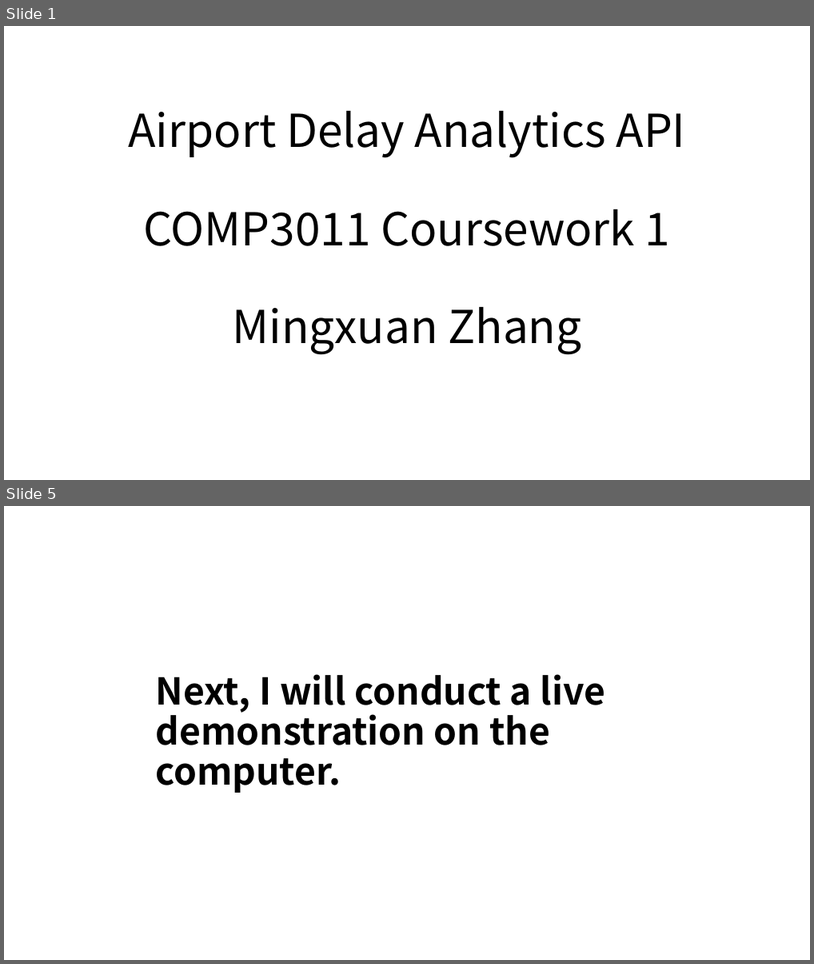
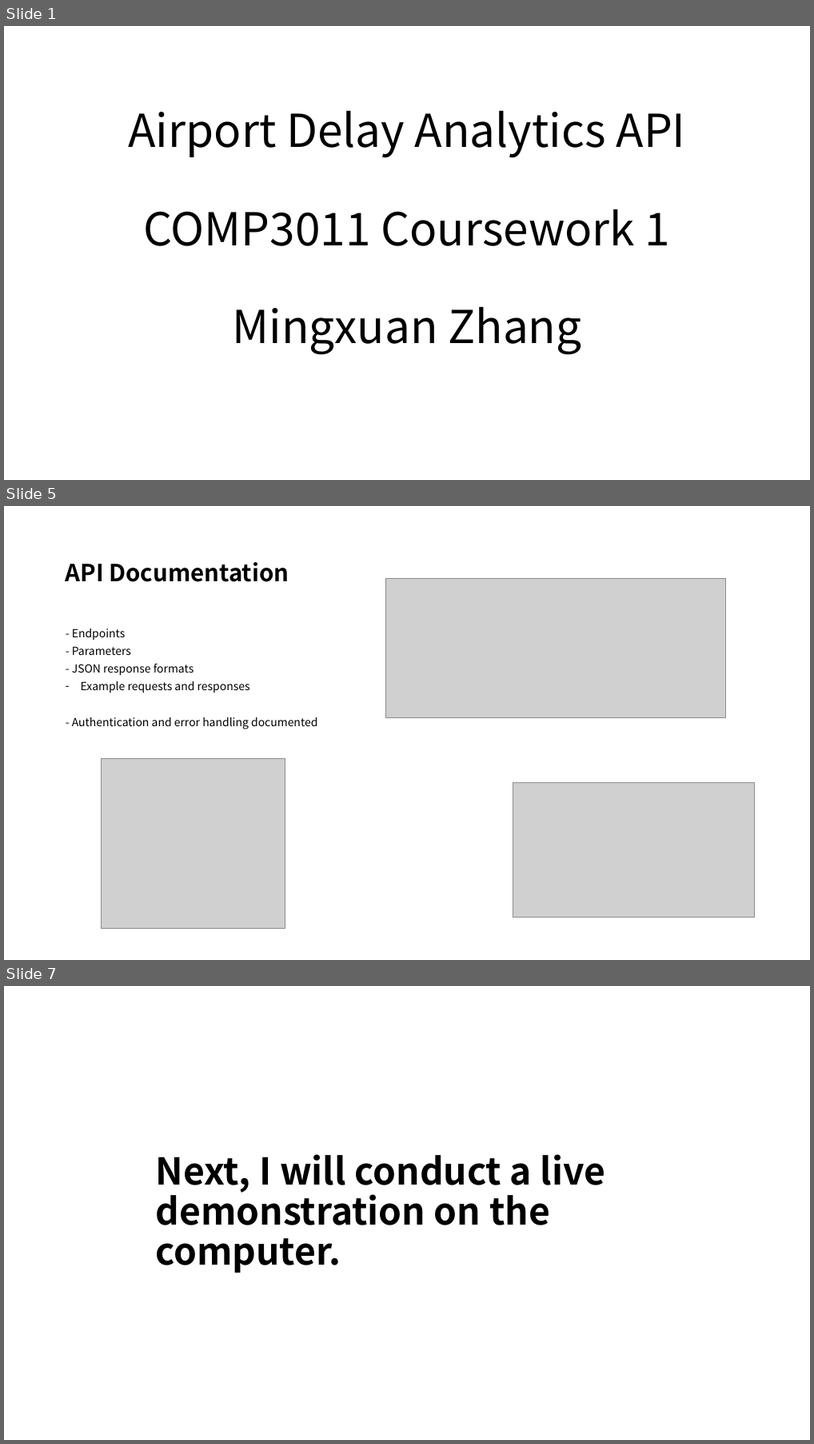
Before and after one commit to AncofordAGGGGG/airport-api, a slide deck: docs/presentation.pptx. Shown one above the other, each under a label of ours: slides 1 and 5 before the commit, slides 1, 5 and 7 after it; the slides between them are not shown. The pictures are 814x964 and 814x1444 pixels, drawn with LibreOffice and Linux fonts; fonts in the diff are those of the drawing; grey boxes stand for pictures. Boxes give left, top, right and bottom in pixels: in the first picture for what was removed or moved away, otherwise in the second. Text is boxed around its words. In the diff, an @@ line names an element or a change of style, - is before the commit and + after.

Commit message:
update API documentation and presentation

```diff
--- a/docs/presentation.pptx
+++ b/docs/presentation.pptx
@@ slide 5 added at (4, 506, 810, 960), background #FFFFFF @@
@@ title added at (66, 562, 290, 582), 28 pt, text #000000, bold @@
+API Documentation
@@ picture added at (386, 579, 726, 718) @@
@@ text added at (72, 628, 318, 729), 13.3 pt, text #000000 @@
+- Endpoints
+- Parameters
+- JSON response formats
+– Example requests and responses
+- Authentication and error handling documented
@@ picture added at (101, 758, 286, 928) @@
@@ picture added at (514, 783, 755, 916) @@
@@ what was slide 5 is now slide 7 @@
```
Also in this commit, not shown: 2 slides changed, 2 other slides added, 1 slide removed, 1 other file.
